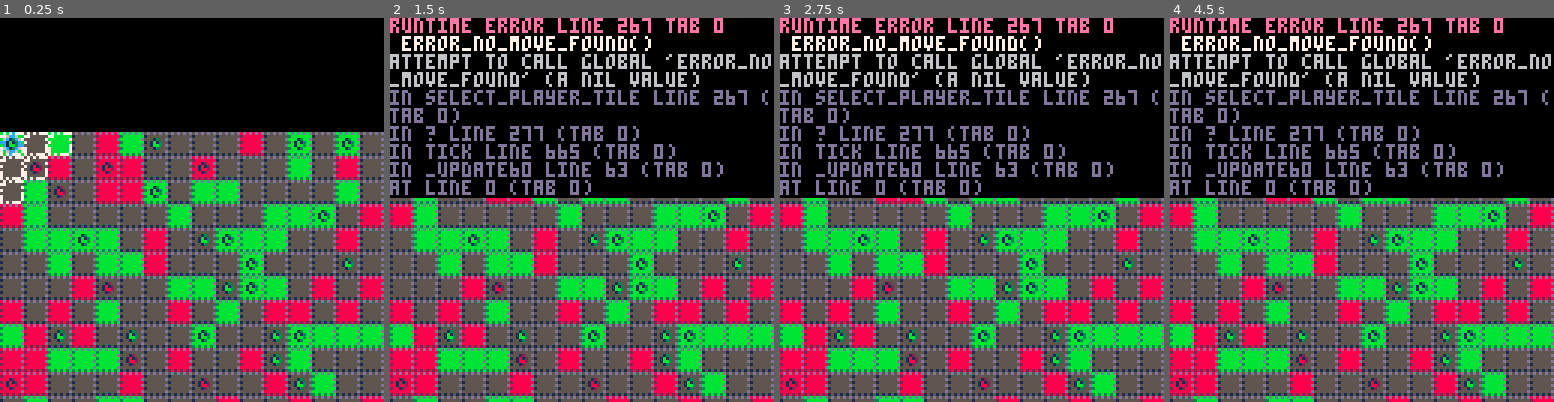
Above: before the commit, frames 1-4 (left to right).
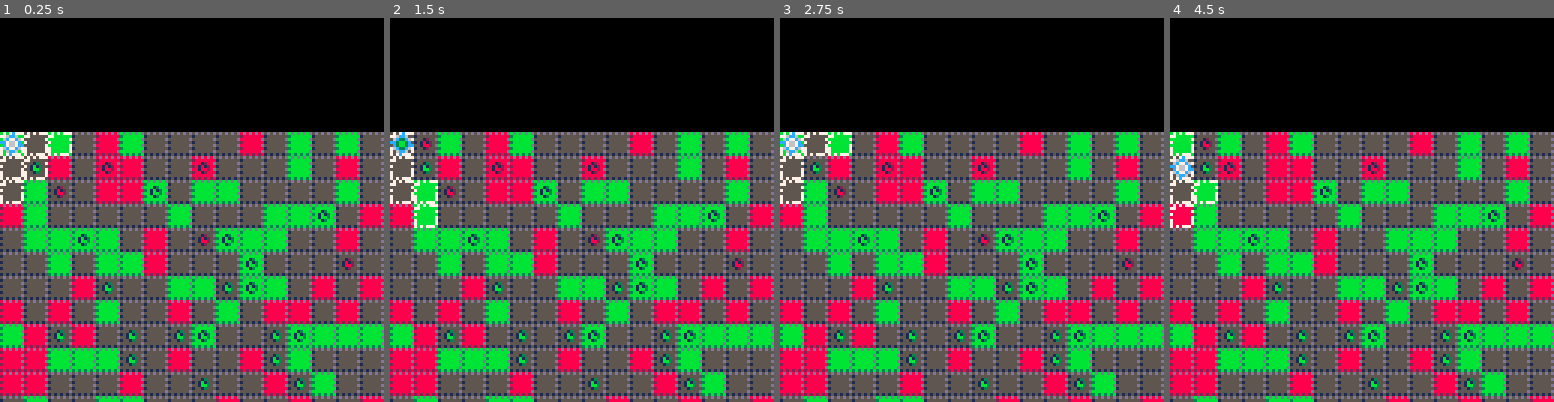
Above: after the commit, the same moments.

Repository: jcwilk/dv_prototype
Game: PICO-8 cartridge divproto.p8
The game is run twice, just before and just after one commit, with the same random seed, the same clock (stepped at 60 frames per second) and the same inputs.
Inputs:
- Up to frame 1 (0.25 s): no input
- Up to frame 2 (1.5 s): tap O (Z key) at 0.7 s
- Up to frame 3 (2.75 s): hold Right 1.6-2.1 s; tap O (Z key) at 1.7, 2.1, 2.5 s; hold Up 2.15-2.42 s; hold Right from 2.47 s (still down)
- Up to frame 4 (4.5 s): tap O (Z key) every 0.4 s from 2.9 to 4.1 s; release Right at 3.03 s; hold Left 3.08-3.58 s; hold Down 3.63-3.97 s; hold Right from 4.02 s (still down)

The runs differ from the first frame. In frame 1, 0.6% of the frame differs, in the area x 1-93%, y 31-97%; in frame 2, 25%; in frame 3, 25%; in frame 4, 25%, in the area x 0-100%, y 0-97%.
Error before the commit: runtime error line 267 tab 0; error_no_move_found(); attempt to call global 'error_no_move_found' (a nil value)

Commit message:
Cover the case where a mob lands on the player

Diff:
--- a/divproto.p8
+++ b/divproto.p8
@@ -622,7 +622,7 @@
   while not spawned do
    tile=rnd(tiles.all)
    mob=mobs.by_coord[tile.x][tile.y]
-   if not mob then
+   if (not mob) and player.x != tile.x and player.y != tile.y then
     spawned=true
     col=tile.col
     if col == 0 then
Not shown, changed: index.js
